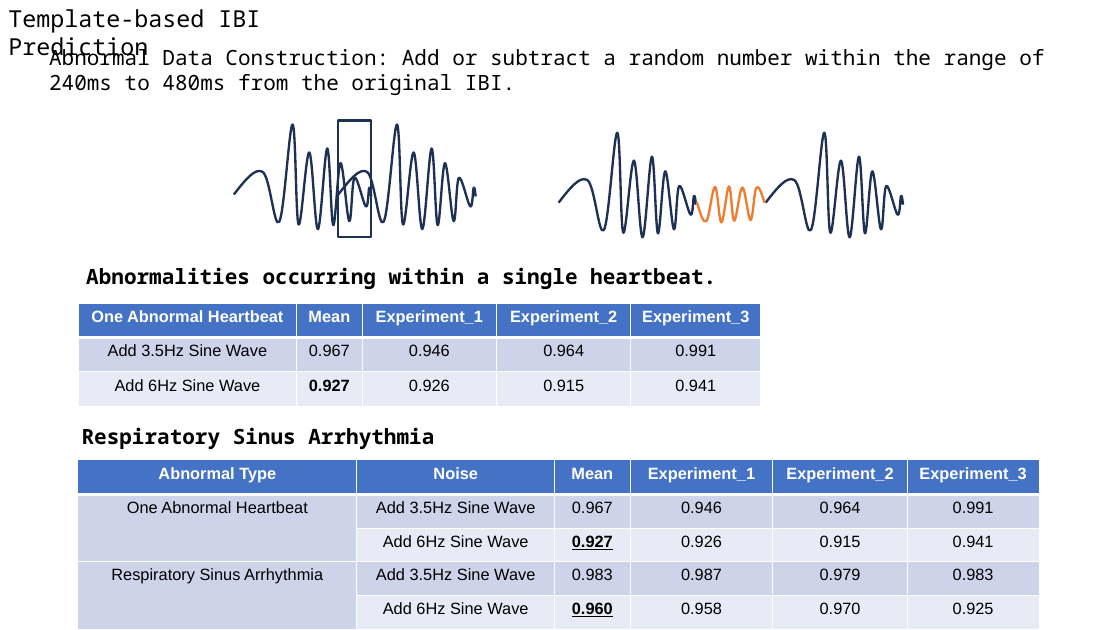
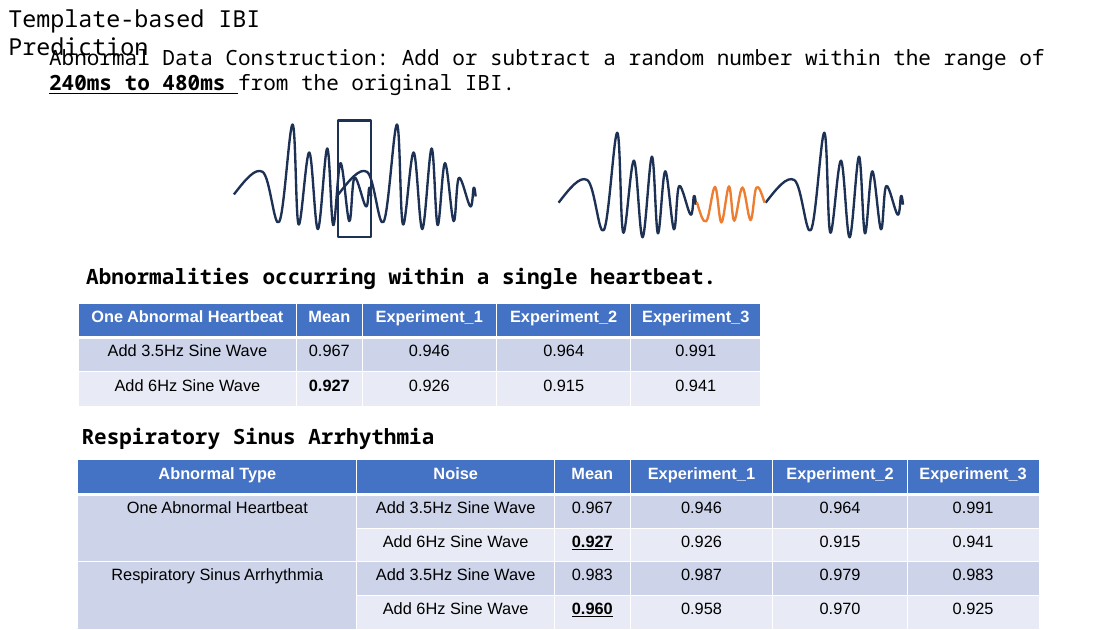
Before and after one commit to A-Big-Tortoise/Presentation, a slide deck: slide 7 of Presentation_0226_JiayuChen.pptx. Drawn at 1120x630 pixels with LibreOffice and Linux fonts; fonts in the diff are those of the drawing. Boxes give left, top, right and bottom in pixels: in the first picture for what was removed or moved away, otherwise in the second. Text is boxed around its words. In the diff, an @@ line names an element or a change of style, - is before the commit and + after.

```diff
--- a/Presentation_0226_JiayuChen.pptx
+++ b/Presentation_0226_JiayuChen.pptx
@@ text "Abnormal Data Construction: Add or ..." at [49,45,1044,95]: bold on, underline on in "240ms to 480ms" @@
```
Also in this commit, not shown: 5 other slides changed, 2 other files.
